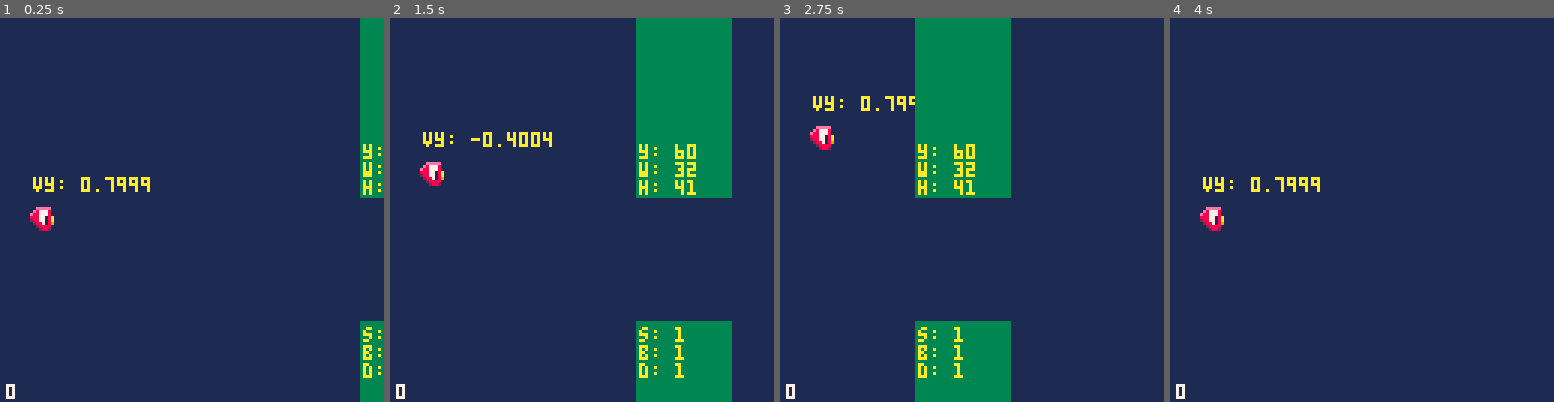
Above: before the commit, frames 1-4 (left to right).
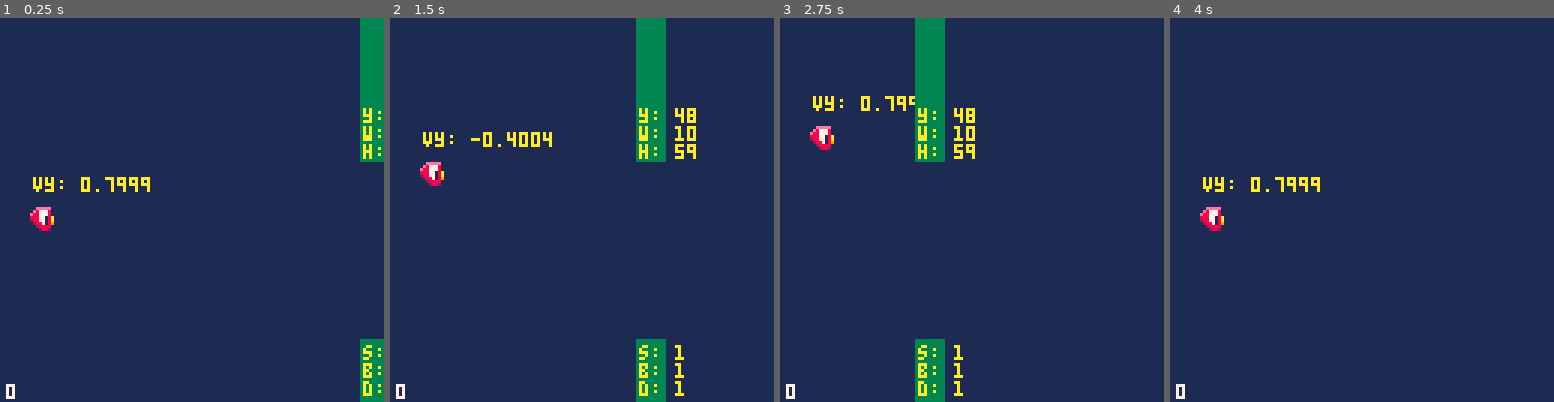
Above: after the commit, the same moments.

Repository: pixelrip/flappy
Game: PICO-8 cartridge flappy.p8
The game is run twice, just before and just after one commit, with the same random seed, the same clock (stepped at 60 frames per second) and the same inputs.
Inputs:
- Up to frame 1 (0.25 s): no input
- Up to frame 2 (1.5 s): tap X (X key) at 0.33, 1.07 s; tap O (Z key) at 0.7 s
- Up to frame 3 (2.75 s): tap O (Z key) at 1.7, 2.1, 2.5 s; tap X (X key) at 1.85 s
- Up to frame 4 (4 s): tap O (Z key) at 2.9, 3.3, 3.7 s; tap X (X key) at 2.97 s

The runs differ from the first frame. In frame 1, 1.2% of the frame differs, in the area x 93-100%, y 23-99%; in frame 2, 13%, in the area x 64-90%, y 0-100%; in frame 3, 13%; in frame 4, nothing differs.

Commit message:
Simplify y placement of gates

Diff:
--- a/src/gates.lua
+++ b/src/gates.lua
@@ -73,27 +73,21 @@
     end,
 
     _spawn_gate = function(self, _d)
+        local _w = self:_get_gate_width(_d)
+        local _h = self:_get_gate_height(_d)
+        local _y = self:_get_gate_y(_d, _h)
+
         add(self.list, {
             x = 128, -- Start off screen
-            y = self:_get_gate_y(_d),
-            w = self:_get_gate_width(_d),
-            h = self:_get_gate_height(_d),
+            y = _y,
+            w = _w,
+            h = _h,
             passed = false
         })
     end,
 
-    _get_gate_y = function(self, _d)
-        local _lgy = 64 -- last gate y
-
-        if #self.list > 0 then
-            _lgy = self.list[#self.list].y
-        end
-
-        local _myd = 50 - (_d * 2) -- max y delta
-        _myd = max(25, _myd)
-
-        local _ny = rnd_between(_lgy - _myd, _lgy + _myd)
-        return mid(20, _ny, 80)
+    _get_gate_y = function(self, _d, _h)
+        return rnd_between(16, 112 - _h)
     end,
 
     _get_gate_height = function(self, _d)
